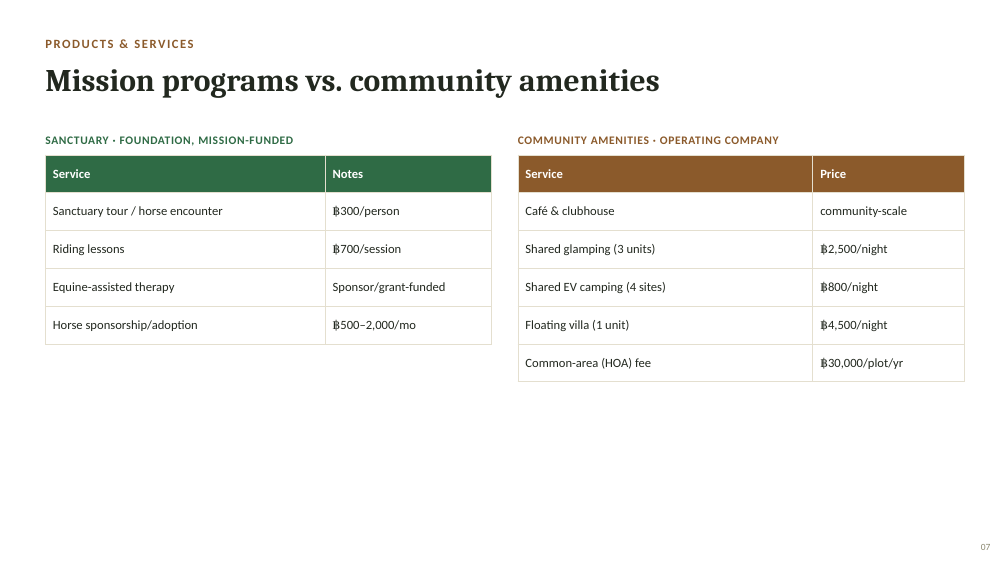
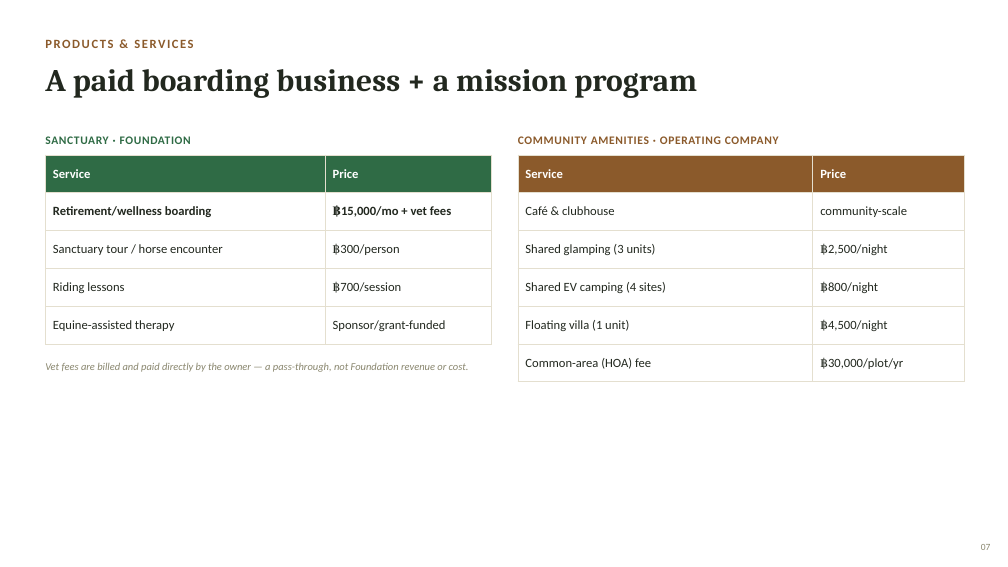
Before and after one commit to apinyacode/FarmDeApp, a slide deck: slide 7 of business-plan/presentation/Angel_Arms_Sanctuary_Plan.pptx. Drawn at 1008x567 pixels with LibreOffice and Linux fonts; fonts in the diff are those of the drawing. Boxes give left, top, right and bottom in pixels: in the first picture for what was removed or moved away, otherwise in the second. Text is boxed around its words. In the diff, an @@ line names an element or a change of style, - is before the commit and + after.

```diff
--- a/business-plan/presentation/Angel_Arms_Sanctuary_Plan.pptx
+++ b/business-plan/presentation/Angel_Arms_Sanctuary_Plan.pptx
@@ text at box(45, 69, 697, 98): text changed @@
-Mission programs vs. community amenities
+A paid boarding business + a mission program
@@ text at box(45, 136, 191, 144): text changed @@
-SANCTUARY · FOUNDATION, MISSION-FUNDED
+SANCTUARY · FOUNDATION
@@ table at box(45, 155, 492, 335) @@
-row 1: Service | Notes
+row 1: Service | Price
+row 2: Retirement/wellness boarding | ฿15,000/mo + vet fees
-row 5: Horse sponsorship/adoption | ฿500–2,000/mo
@@ text added at box(45, 363, 469, 372), 10 pt, text #8A876F, italic @@
+Vet fees are billed and paid directly by the owner — a pass-through, not Foundation revenue or cost.
```
Also in this commit, not shown: 11 other slides changed, 1 other file.
